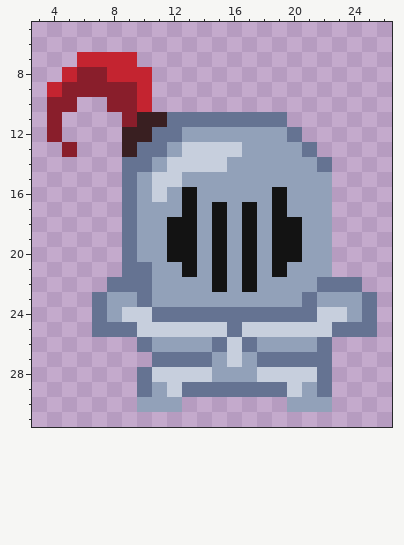
Pixel-art file, stored at Project Seraphim/Assets/Source/TestArmor.aseprite. This is how it looked before the edit.
32x32 pixels, 1 frame. Shown: x 3..26, y 5..31.
The result:
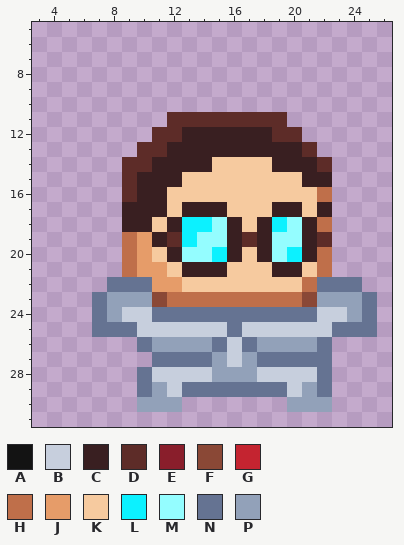
Palette (. is transparent): A #131313  B #c7cfdd  C #391f21  D #5d2c28  E #891e2b  F #8a4836  G #c42430  H #bf6f4a  J #e69c69  K #f6ca9f  L #0cf1ff  M #94fdff  N #657392  P #92a1b9
The exact change:
layer "DarkFlesh" now hidden
layer "LightFlesh" now shown
layer "Goggles" now shown
layer "KnightHelm" now hidden
Changed rows in their new state; - is an unchanged pixel.
first column x 4:
 7 --....-------------
 8 -......------------
 9 .......------------
10 ..--...------------
11 .----...DDDDDDDD---
12 .----..DDCCCCCCDD--
13 -.---.DDCCCCCCCCCD-
14 -----DDCCCCKKKKCCCD
15 -----DCCCKKKKKKKKCC
16 -----DCCKKKKKKKKKKH
17 -----CCCKCCCKKKCCKC
18 -----CCKCLLMCKCLMCH
19 -----HJCDLMMCDCMMCD
20 -----HJKCMMLCKCMLCH
21 -----HJJKCCCKKKCCKH
22 -------JJKKKKKKKKH-
23 ------PFHHHHHHHHHF-
Boxes around the changes in both pictures, in picture pixels (x1, y1, x2, y2):
changed: (47, 52, 332, 307)
